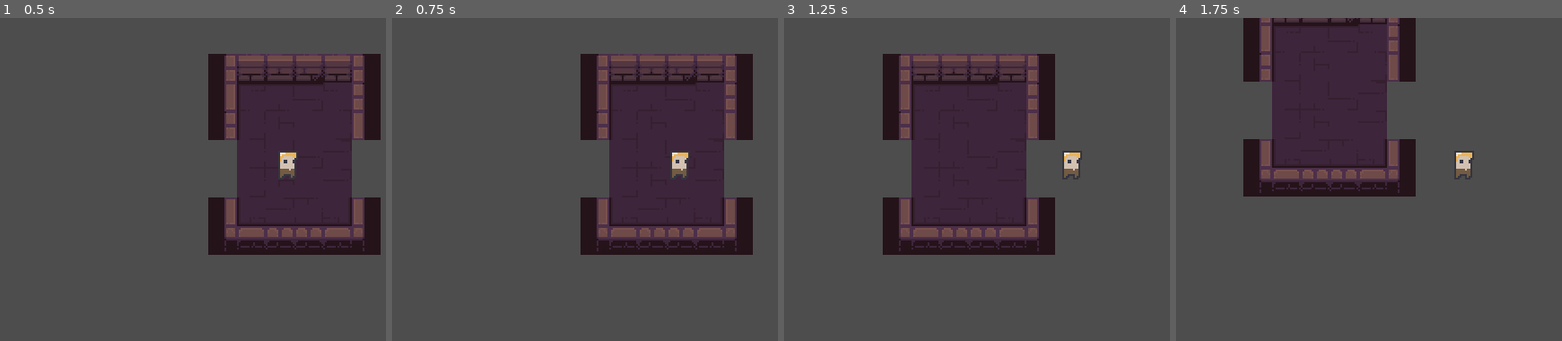
Above: before the commit, frames 1-4 (left to right).
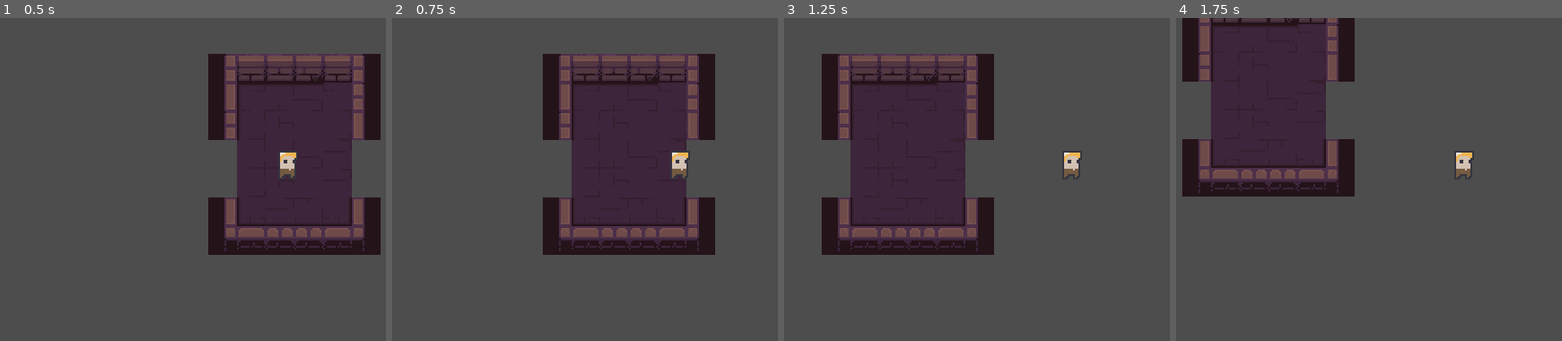
Above: after the commit, the same moments.

Repository: Z3BINI/mirror-attack
Game: Godot game, scene res://scenes/levels/test_level.tscn
Same seed, same stepped clock (60 frames per second), same inputs: the game is played once before the commit and once after it. The project has no main scene, so this scene is started directly.
Inputs:
- Up to frame 1 (0.5 s): no input
- Up to frame 2 (0.75 s): tap Enter at 0.5 s; hold D (move_right) from 0.53 s (still down); tap F (dash) at 0.6 s
- Up to frame 3 (1.25 s): keep holding D (move_right)
- Up to frame 4 (1.75 s): release D (move_right) at 1.28 s; hold S (move_down) from 1.28 s (still down); tap F (dash) at 1.35 s

Frame 1 is identical in both runs. In frame 2, 18% of the frame differs, in the area x 39-94%, y 11-74%; in frame 3, 24%, in the area x 9-71%, y 11-74%; in frame 4, 22%.

Commit message:
Added dash mechanic & cleaner stamina management
Promoting readability.

Diff:
--- a/scripts/player/player.gd
+++ b/scripts/player/player.gd
@@ -4,6 +4,7 @@
 @export var MAX_RUN_SPEED : float = 75.0
 @export var ACCEL_RATE : float = 5
 @export var DASH_STRENGTH : float = 200.0
+@export var DASH_COST : int = 2
 @export var MAX_STAMINA : float = 4
 
 var current_speed : float
@@ -22,18 +23,33 @@
 	if (Input.is_action_pressed("sprint") && !fatigued):
 		current_speed = MAX_RUN_SPEED
 
+	if (Input.is_action_just_pressed("dash") && !fatigued):
+		dash()
+		set_exhausted()
+
 	stamina_manager(delta)
 
 func _physics_process(_delta):
 	velocity = velocity.move_toward(input_direction * current_speed, ACCEL_RATE)
 	move_and_slide()
 
+func dash():
+	velocity = input_direction * DASH_STRENGTH
+
 func stamina_manager(delta):
 	if current_speed == MAX_RUN_SPEED:
 		current_stamina -= delta
-		if current_stamina <= 0: fatigued = true
+		if current_stamina <= 0: set_exhausted()
 	else:
 		if current_stamina < MAX_STAMINA:
 			current_stamina += delta
 		else:
-			fatigued = false
+			set_replenished()
+
+func set_exhausted():
+	current_stamina = 0
+	fatigued = true
+
+func set_replenished():
+	current_stamina = MAX_STAMINA
+	fatigued = false
